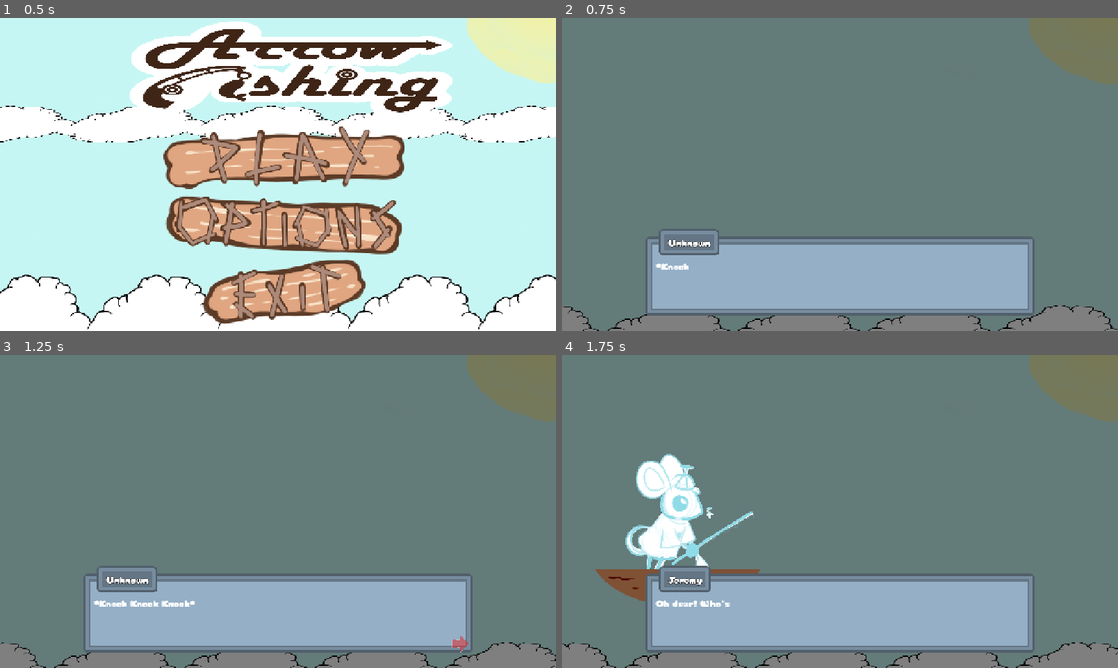
Above: before the commit, frames 1-4 (two rows, left to right).
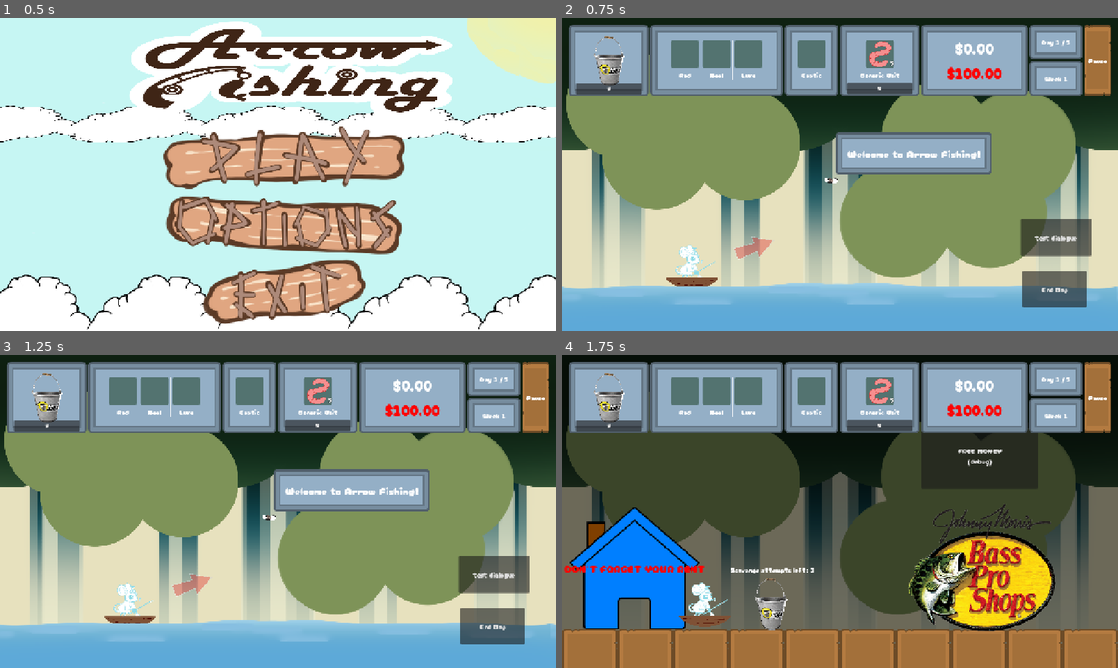
Above: after the commit, the same moments.

Repository: Meoah/Team-Awesome
Game: Godot game, scene res://scenes/default.tscn
The game is run twice, just before and just after one commit, with the same random seed, the same clock (stepped at 60 frames per second) and the same inputs. Sound files missing from this copy of the repository are replaced by a short silence.
Inputs (mouse positions are in pixels of both pictures, inside the frame that each line leads up to):
- Up to frame 1 (0.5 s): no input
- Up to frame 2 (0.75 s): click (845, 158) at 0.5 s
- Up to frame 3 (1.25 s): no input
- Up to frame 4 (1.75 s): click (1056, 627) at 1.25 s, where only the run after the commit has a clickable "End Day"

Frame 1 is identical in both runs. In frame 2, 94% of the frame differs, in the area x 0-100%, y 0-100%; in frame 3, 94%; in frame 4, 96%.

Commit message:
Reorganization of files as well as proper death scene transition

Diff:
--- a/scenes/ui/pop_ups/intro_cutscene/intro_cutscene.tscn
+++ b/scenes/game/cutscenes/intro_cutscene.tscn
@@ -1,7 +1,7 @@
 [gd_scene load_steps=17 format=3 uid="uid://3f6aflexnva0"]
 
-[ext_resource type="Script" uid="uid://dms5c0201yxj1" path="res://scenes/ui/pop_ups/intro_cutscene/intro_cutscene.gd" id="1_kb0hh"]
-[ext_resource type="PackedScene" uid="uid://b856gwtwh1bno" path="res://scenes/game/daytime_main.tscn" id="2_4sr7y"]
+[ext_resource type="Script" uid="uid://dms5c0201yxj1" path="res://scripts/game/cutscenes/intro_cutscene.gd" id="1_kb0hh"]
+[ext_resource type="PackedScene" uid="uid://b856gwtwh1bno" path="res://scenes/game/main/daytime_main.tscn" id="2_4sr7y"]
 [ext_resource type="Texture2D" uid="uid://pciiuc4daisv" path="res://assets/textures/background/BackgroundSkyClear.png" id="2_qaqdv"]
 [ext_resource type="Texture2D" uid="uid://drsdbbci2pfyp" path="res://assets/textures/background/TreeTops.png" id="3_qnvo7"]
 [ext_resource type="Texture2D" uid="uid://bnbbyk3i184dm" path="res://assets/textures/background/TreeLowers.png" id="4_4sr7y"]
--- a/scenes/ui/pop_ups/tutorial_sequence/tutorial_sequence.tscn
+++ b/scenes/game/cutscenes/tutorial_sequence.tscn
@@ -1,7 +1,7 @@
 [gd_scene load_steps=7 format=3 uid="uid://5ebmwhe881d"]
 
 [ext_resource type="Texture2D" uid="uid://bubkm6extv28x" path="res://assets/textures/ui/panel_grey.png" id="1_fgbf8"]
-[ext_resource type="Script" uid="uid://b8svya20t67fs" path="res://scenes/ui/pop_ups/tutorial_sequence/tutorial_sequence.gd" id="1_ltyb5"]
+[ext_resource type="Script" uid="uid://b8svya20t67fs" path="res://scripts/game/cutscenes/tutorial_sequence.gd" id="1_ltyb5"]
 [ext_resource type="FontFile" uid="uid://ciwjf56aydm2a" path="res://assets/fonts/CherryBombOne-Regular.ttf" id="2_ltyb5"]
 [ext_resource type="Texture2D" uid="uid://cs50uco2oilso" path="res://assets/textures/vfx/DetectiveNavi.png" id="3_64mbj"]
 
@@ -27,6 +27,8 @@
 offset_top = 241.0
 offset_right = -1145.0
 offset_bottom = -479.0
+grow_horizontal = 2
+grow_vertical = 2
 script = ExtResource("1_ltyb5")
 
 [node name="Label" type="Label" parent="."]
--- a/scenes/game/daytime_main.tscn
+++ b/scenes/game/main/daytime_main.tscn
@@ -1,6 +1,6 @@
-[gd_scene load_steps=21 format=3 uid="uid://b856gwtwh1bno"]
-
-[ext_resource type="Script" uid="uid://n3jjvqnan6hy" path="res://scripts/game/daytime_main.gd" id="1_2jsv6"]
+[gd_scene load_steps=20 format=3 uid="uid://b856gwtwh1bno"]
+
+[ext_resource type="Script" uid="uid://n3jjvqnan6hy" path="res://scripts/game/main/daytime_main.gd" id="1_2jsv6"]
 [ext_resource type="PackedScene" uid="uid://c4g7xtu4dc0po" path="res://scenes/actors/main_character.tscn" id="1_oxlu7"]
 [ext_resource type="AudioStream" uid="uid://e1cxs7j2ew6u" path="res://assets/audio/bgm/dump/waiting_for_bite.wav" id="2_3kam8"]
 [ext_resource type="PackedScene" uid="uid://8rtag1fl3an4" path="res://scenes/actors/bobber.tscn" id="3_6j7wl"]
@@ -12,8 +12,7 @@
 [ext_resource type="Texture2D" uid="uid://gm82txfpgbpv" path="res://assets/textures/vfx/FISH/Fish 01.png" id="9_3kam8"]
 [ext_resource type="PackedScene" uid="uid://cjoxd6e64nw52" path="res://scenes/ui/hud/hud.tscn" id="10_3kam8"]
 [ext_resource type="Texture2D" uid="uid://q3uv13ote634" path="res://assets/textures/vfx/FISH/Fish 02.png" id="10_nw8sa"]
-[ext_resource type="PackedScene" uid="uid://buum3xnaqnv5x" path="res://scenes/game/game_over.tscn" id="10_qc6n8"]
-[ext_resource type="PackedScene" uid="uid://5ebmwhe881d" path="res://scenes/ui/pop_ups/tutorial_sequence/tutorial_sequence.tscn" id="14_i6nw5"]
+[ext_resource type="PackedScene" uid="uid://5ebmwhe881d" path="res://scenes/game/cutscenes/tutorial_sequence.tscn" id="14_i6nw5"]
 
 [sub_resource type="PhysicsMaterial" id="PhysicsMaterial_ovom5"]
 
@@ -210,13 +209,6 @@
 drag_vertical_enabled = true
 script = ExtResource("8_3kam8")
 player = NodePath("../Jeremy")
-
-[node name="CanvasLayer" type="CanvasLayer" parent="."]
-layer = 0
-follow_viewport_enabled = true
-
-[node name="GameOver" parent="CanvasLayer" instance=ExtResource("10_qc6n8")]
-visible = false
 
 [node name="HUD" parent="." instance=ExtResource("10_3kam8")]
 
@@ -263,8 +255,6 @@
 offset_top = 360.0
 offset_right = 640.0
 offset_bottom = 360.0
-grow_horizontal = 2
-grow_vertical = 2
 
 [connection signal="animation_finished" from="FISH" to="." method="_on_fish_animation_finished"]
 [connection signal="pressed" from="debug" to="." method="_on_debug_pressed"]
--- a/scenes/game/game_over.tscn
+++ b/scenes/game/main/game_over.tscn
@@ -1,6 +1,6 @@
 [gd_scene load_steps=3 format=3 uid="uid://buum3xnaqnv5x"]
 
-[ext_resource type="Script" uid="uid://cbt7mkm6nlf1s" path="res://scripts/ui/game_over.gd" id="1_hfhxj"]
+[ext_resource type="Script" uid="uid://cbt7mkm6nlf1s" path="res://scripts/game/main/game_over.gd" id="1_xdcsw"]
 
 [sub_resource type="LabelSettings" id="LabelSettings_s2grh"]
 font_size = 64
@@ -14,7 +14,7 @@
 anchor_bottom = 1.0
 grow_horizontal = 2
 grow_vertical = 2
-script = ExtResource("1_hfhxj")
+script = ExtResource("1_xdcsw")
 
 [node name="TextureRect" type="ColorRect" parent="."]
 layout_mode = 1
--- a/scenes/game/main_menu.tscn
+++ b/scenes/game/main/main_menu.tscn
@@ -1,31 +1,31 @@
 [gd_scene load_steps=25 format=3 uid="uid://bs6fqe1euvjxa"]
 
-[ext_resource type="Script" uid="uid://c5uuc65y6jov" path="res://scripts/game/main_menu.gd" id="1_fpthd"]
-[ext_resource type="AudioStream" uid="uid://d0kvai3gwifqa" path="res://assets/audio/bgm/dump/hell_yeah_arrow_fishing.wav" id="2_4oldi"]
-[ext_resource type="FontFile" uid="uid://ciwjf56aydm2a" path="res://assets/fonts/CherryBombOne-Regular.ttf" id="3_16onh"]
-[ext_resource type="Texture2D" uid="uid://pciiuc4daisv" path="res://assets/textures/background/BackgroundSkyClear.png" id="3_21mov"]
-[ext_resource type="Texture2D" uid="uid://doftsqaqk2p42" path="res://assets/textures/ui/Options_Button.png" id="4_6hh85"]
-[ext_resource type="Texture2D" uid="uid://bd0t5yjd1iq30" path="res://assets/textures/vfx/CloudLarge.png" id="4_ados7"]
-[ext_resource type="Texture2D" uid="uid://cps8f0ajgm8kq" path="res://assets/textures/ui/Play_Button.png" id="4_bto60"]
-[ext_resource type="Texture2D" uid="uid://qojojiaa5s65" path="res://assets/textures/ui/Exit_Button.png" id="5_1f7y1"]
-[ext_resource type="Script" uid="uid://c2kycjhjsowfw" path="res://scripts/util/audio_volume.gd" id="5_df05h"]
-[ext_resource type="Texture2D" uid="uid://bj0xw6pb17jxn" path="res://assets/textures/ui/Mock_Title.png" id="6_6hh85"]
-[ext_resource type="Script" uid="uid://bubl3cxipu10w" path="res://scripts/util/fullscreen_control.gd" id="6_8um5k"]
-[ext_resource type="Texture2D" uid="uid://dpo56153ju0cl" path="res://assets/textures/ui/Back_Button2.png" id="8_1f7y1"]
-[ext_resource type="Texture2D" uid="uid://d23om0gbiqiry" path="res://assets/textures/ui/Settings_Button.png" id="8_efcww"]
-[ext_resource type="Texture2D" uid="uid://2wer6ur45n82" path="res://assets/textures/ui/MusicVolume_Button.png" id="11_nsdtn"]
-[ext_resource type="Texture2D" uid="uid://dkyx8of0ikxer" path="res://assets/textures/ui/Fullscreen_Button.png" id="12_4oldi"]
+[ext_resource type="Script" uid="uid://c5uuc65y6jov" path="res://scripts/game/main/main_menu.gd" id="1_hff0s"]
+[ext_resource type="AudioStream" uid="uid://d0kvai3gwifqa" path="res://assets/audio/bgm/dump/hell_yeah_arrow_fishing.wav" id="2_pnn6m"]
+[ext_resource type="Texture2D" uid="uid://pciiuc4daisv" path="res://assets/textures/background/BackgroundSkyClear.png" id="3_4kdnx"]
+[ext_resource type="Texture2D" uid="uid://bd0t5yjd1iq30" path="res://assets/textures/vfx/CloudLarge.png" id="4_gbwl8"]
+[ext_resource type="Texture2D" uid="uid://cps8f0ajgm8kq" path="res://assets/textures/ui/Play_Button.png" id="5_t5foa"]
+[ext_resource type="Texture2D" uid="uid://doftsqaqk2p42" path="res://assets/textures/ui/Options_Button.png" id="6_87tfw"]
+[ext_resource type="Texture2D" uid="uid://qojojiaa5s65" path="res://assets/textures/ui/Exit_Button.png" id="7_hh21g"]
+[ext_resource type="FontFile" uid="uid://ciwjf56aydm2a" path="res://assets/fonts/CherryBombOne-Regular.ttf" id="8_pavj3"]
+[ext_resource type="Texture2D" uid="uid://bj0xw6pb17jxn" path="res://assets/textures/ui/Mock_Title.png" id="9_d7yyt"]
+[ext_resource type="Texture2D" uid="uid://d23om0gbiqiry" path="res://assets/textures/ui/Settings_Button.png" id="10_26lib"]
+[ext_resource type="Texture2D" uid="uid://dpo56153ju0cl" path="res://assets/textures/ui/Back_Button2.png" id="11_2jgrx"]
+[ext_resource type="Script" uid="uid://c2kycjhjsowfw" path="res://scripts/util/audio_volume.gd" id="12_e8tmt"]
+[ext_resource type="Texture2D" uid="uid://2wer6ur45n82" path="res://assets/textures/ui/MusicVolume_Button.png" id="13_yi70e"]
+[ext_resource type="Script" uid="uid://bubl3cxipu10w" path="res://scripts/util/fullscreen_control.gd" id="14_8pxsd"]
+[ext_resource type="Texture2D" uid="uid://dkyx8of0ikxer" path="res://assets/textures/ui/Fullscreen_Button.png" id="15_7fwnw"]
 
 [sub_resource type="StyleBoxTexture" id="StyleBoxTexture_648uh"]
-texture = ExtResource("3_21mov")
+texture = ExtResource("3_4kdnx")
 
 [sub_resource type="StyleBoxTexture" id="StyleBoxTexture_1f7y1"]
-texture = ExtResource("6_6hh85")
+texture = ExtResource("9_d7yyt")
 
 [sub_resource type="StyleBoxEmpty" id="StyleBoxEmpty_4oldi"]
 
 [sub_resource type="StyleBoxTexture" id="StyleBoxTexture_nsdtn"]
-texture = ExtResource("8_efcww")
+texture = ExtResource("10_26lib")
 
 [sub_resource type="StyleBoxLine" id="StyleBoxLine_8saeu"]
 thickness = 6
@@ -49,8 +49,8 @@
 anchor_bottom = 1.0
 grow_horizontal = 2
 grow_vertical = 2
-script = ExtResource("1_fpthd")
-default_bgm = ExtResource("2_4oldi")
+script = ExtResource("1_hff0s")
+default_bgm = ExtResource("2_pnn6m")
 
 [node name="Background" type="Panel" parent="."]
 layout_mode = 1
--- a/scenes/game/nighttime_main.tscn
+++ b/scenes/game/main/nighttime_main.tscn
@@ -1,7 +1,7 @@
-[gd_scene load_steps=25 format=3 uid="uid://d2bt5ycjrdnix"]
+[gd_scene load_steps=24 format=3 uid="uid://d2bt5ycjrdnix"]
 
 [ext_resource type="FontFile" uid="uid://ciwjf56aydm2a" path="res://assets/fonts/CherryBombOne-Regular.ttf" id="1_1pk0j"]
-[ext_resource type="Script" uid="uid://d4fc18nb3y6m5" path="res://scripts/game/nighttime_main.gd" id="1_53syt"]
+[ext_resource type="Script" uid="uid://d4fc18nb3y6m5" path="res://scripts/game/main/nighttime_main.gd" id="1_53syt"]
 [ext_resource type="PackedScene" uid="uid://c4g7xtu4dc0po" path="res://scenes/actors/main_character.tscn" id="2_s2grh"]
 [ext_resource type="AudioStream" uid="uid://c8152424wtrat" path="res://assets/audio/bgm/dump/waiting_for_night.wav" id="3_7dbdj"]
 [ext_resource type="Texture2D" uid="uid://cbhtfna6mhxm6" path="res://assets/textures/ui/panel_brown_damaged_dark.png" id="3_i5ojq"]
@@ -10,7 +10,6 @@
 [ext_resource type="Texture2D" uid="uid://p0x3tf6qd2yx" path="res://assets/textures/debug/bassprofishing.png" id="5_11rnk"]
 [ext_resource type="Texture2D" uid="uid://da0at2yyqtmkh" path="res://assets/textures/debug/Peter's_Fishing_Store.png" id="6_yb8jp"]
 [ext_resource type="Texture2D" uid="uid://emps5yrliobm" path="res://assets/textures/debug/My_Event061_Tarrot_Showcase.webp" id="7_1pk0j"]
-[ext_resource type="PackedScene" uid="uid://buum3xnaqnv5x" path="res://scenes/game/game_over.tscn" id="7_pk35q"]
 [ext_resource type="Texture2D" uid="uid://o4rx0t814322" path="res://assets/textures/debug/Stanley_bucket.webp" id="8_7dbdj"]
 [ext_resource type="Script" path="res://scripts/game/camera/night_cam.gd" id="9_kpww7"]
 [ext_resource type="PackedScene" uid="uid://cjoxd6e64nw52" path="res://scenes/ui/hud/hud.tscn" id="12_yb8jp"]
@@ -140,6 +139,7 @@
 debug_color = Color(0.6256581, 0.52917874, 0.15804198, 0.41960785)
 
 [node name="TarotShop" type="Area2D" parent="."]
+visible = false
 position = Vector2(2188, 552)
 collision_layer = 4
 
@@ -176,20 +176,6 @@
 script = ExtResource("9_kpww7")
 player = NodePath("../Jeremy")
 
-[node name="CanvasLayer" type="CanvasLayer" parent="."]
-
-[node name="Button" type="Button" parent="CanvasLayer"]
-offset_left = 827.0
-offset_top = 156.0
-offset_right = 1096.0
-offset_bottom = 308.0
-focus_mode = 0
-text = "FREE MONEY
-(debug)"
-
-[node name="GameOver" parent="CanvasLayer" instance=ExtResource("7_pk35q")]
-visible = false
-
 [node name="Scavange" type="Label" parent="."]
 layout_mode = 0
 offset_left = 378.0
@@ -199,6 +185,16 @@
 text = "Scavange attempts left: 3"
 horizontal_alignment = 1
 
-[node name="HudPlaceholder" parent="." instance=ExtResource("12_yb8jp")]
-
-[connection signal="pressed" from="CanvasLayer/Button" to="." method="_on_button_pressed"]
+[node name="Button" type="Button" parent="."]
+layout_mode = 0
+offset_left = 827.0
+offset_top = 156.0
+offset_right = 1096.0
+offset_bottom = 308.0
+focus_mode = 0
+text = "FREE MONEY
+(debug)"
+
+[node name="HUD" parent="." instance=ExtResource("12_yb8jp")]
+
+[connection signal="pressed" from="Button" to="." method="_on_button_pressed"]
--- a/scenes/game_manager.tscn
+++ b/scenes/game_manager.tscn
@@ -1,12 +1,14 @@
-[gd_scene load_steps=11 format=3 uid="uid://cnu3c7qjq50ko"]
+[gd_scene load_steps=13 format=3 uid="uid://cnu3c7qjq50ko"]
 
 [ext_resource type="Script" uid="uid://cnl70lh772qbn" path="res://scripts/managers/game_manager.gd" id="1_hwd4i"]
 [ext_resource type="FontFile" uid="uid://ciwjf56aydm2a" path="res://assets/fonts/CherryBombOne-Regular.ttf" id="1_jdad8"]
 [ext_resource type="Script" uid="uid://bi7d58dmjstqp" path="res://scripts/ui/pop_ups/popup_queue.gd" id="2_glms7"]
-[ext_resource type="PackedScene" uid="uid://bs6fqe1euvjxa" path="res://scenes/game/main_menu.tscn" id="2_ternb"]
+[ext_resource type="PackedScene" uid="uid://bs6fqe1euvjxa" path="res://scenes/game/main/main_menu.tscn" id="2_ternb"]
 [ext_resource type="PackedScene" uid="uid://bb56yinlycgxk" path="res://scenes/ui/pop_ups/blocker.tscn" id="3_udu3i"]
-[ext_resource type="PackedScene" uid="uid://d2bt5ycjrdnix" path="res://scenes/game/nighttime_main.tscn" id="4_jdad8"]
-[ext_resource type="PackedScene" uid="uid://3f6aflexnva0" path="res://scenes/ui/pop_ups/intro_cutscene/intro_cutscene.tscn" id="4_k4jhu"]
+[ext_resource type="PackedScene" uid="uid://b856gwtwh1bno" path="res://scenes/game/main/daytime_main.tscn" id="4_frtjd"]
+[ext_resource type="PackedScene" uid="uid://d2bt5ycjrdnix" path="res://scenes/game/main/nighttime_main.tscn" id="4_jdad8"]
+[ext_resource type="PackedScene" uid="uid://3f6aflexnva0" path="res://scenes/game/cutscenes/intro_cutscene.tscn" id="4_k4jhu"]
+[ext_resource type="PackedScene" uid="uid://buum3xnaqnv5x" path="res://scenes/game/main/game_over.tscn" id="6_k4jhu"]
 [ext_resource type="PackedScene" uid="uid://6k5qd37wt7aa" path="res://scenes/ui/tooltip_layer.tscn" id="7_q8mjp"]
 
 [sub_resource type="Theme" id="Theme_k4jhu"]
@@ -29,8 +31,10 @@
 popup_queue = NodePath("CanvasLayer/PopupQueue")
 tooltip_layer = NodePath("CanvasLayer/TooltipLayer")
 main_menu_scene = ExtResource("2_ternb")
-daytime_scene = ExtResource("4_k4jhu")
+daytime_scene = ExtResource("4_frtjd")
 nighttime_scene = ExtResource("4_jdad8")
+intro_scene = ExtResource("4_k4jhu")
+death_scene = ExtResource("6_k4jhu")
 
 [node name="SceneRoot" type="Control" parent="."]
 layout_mode = 1
--- a/scripts/actors/main_character.gd
+++ b/scripts/actors/main_character.gd
@@ -55,6 +55,7 @@
 	PlayManager.idle_night_state.signal_idle_night.connect(_reset_flags)
 	PlayManager.casting_state.signal_casting.connect(_on_casting_state)
 	PlayManager.waiting_state.signal_waiting.connect(_on_waiting_state)
+	SignalBus.player_dies.connect(_die)
 
 
 func _input(event : InputEvent) -> void:
@@ -242,3 +243,7 @@
 # Hide power bar on WaitingState
 func _on_waiting_state() -> void:
 	power_bar.visible = false
+
+# Sends player to death scene.
+func _die() -> void:
+	if PlayManager.request_dead_state() : GameManager.change_scene_deferred(GameManager.death_scene)
--- /dev/null
+++ b/scripts/game/main/game_over.gd
@@ -0,0 +1,6 @@
+extends Control
+class_name GameOver
+
+func _on_ded_pressed():
+	SystemData._reset_all()
+	GameManager.request_main_menu()
--- a/scripts/game/nighttime_main.gd
+++ b/scripts/game/main/nighttime_main.gd
@@ -44,8 +44,7 @@
 	if bucket_trigger.overlaps_body(jeremy_node) : _bucket()
 	if shop_trigger.overlaps_body(jeremy_node) : _bait_shop()
 	if upgrade_trigger.overlaps_body(jeremy_node) : _upgrade_shop()
-	if tarot_trigger.overlaps_body(jeremy_node) : _tarot_shop()
-
+	#TODO if tarot_trigger.overlaps_body(jeremy_node) : _tarot_shop()
 
 func _sell_all_fish() -> void:
 	SystemData._transfer_money()
--- a/scripts/managers/game_manager.gd
+++ b/scripts/managers/game_manager.gd
@@ -14,6 +14,8 @@
 @export var main_menu_scene : PackedScene
 @export var daytime_scene : PackedScene
 @export var nighttime_scene : PackedScene
+@export var intro_scene : PackedScene
+@export var death_scene : PackedScene
 
 func _ready() -> void:
 	# Check to see if the current scene is the default. If so, kill it.
--- a/scripts/ui/game_over.gd
+++ /dev/null
@@ -1,14 +0,0 @@
-extends Control
-class_name GameOver
-
-func _ready() -> void:
-	visible = false
-	SignalBus.player_dies.connect(_dead)
-
-func _dead() -> void:
-	PlayManager.request_dead_state()
-	visible = true
-
-func _on_ded_pressed():
-	SystemData._reset_all()
-	GameManager.request_main_menu()
Not shown: 10 places in scenes/game/main/main_menu.tscn that only renumber resources
Renamed: scenes/ui/pop_ups/intro_cutscene/intro_cutscene.gd -> scripts/game/cutscenes/intro_cutscene.gd
Renamed: scenes/ui/pop_ups/intro_cutscene/intro_cutscene.gd.uid -> scripts/game/cutscenes/intro_cutscene.gd.uid
Renamed: scenes/ui/pop_ups/tutorial_sequence/tutorial_sequence.gd -> scripts/game/cutscenes/tutorial_sequence.gd
Renamed: scenes/ui/pop_ups/tutorial_sequence/tutorial_sequence.gd.uid -> scripts/game/cutscenes/tutorial_sequence.gd.uid
Renamed: scripts/game/daytime_main.gd -> scripts/game/main/daytime_main.gd
Renamed: scripts/game/daytime_main.gd.uid -> scripts/game/main/daytime_main.gd.uid
Renamed: scripts/ui/game_over.gd.uid -> scripts/game/main/game_over.gd.uid
Renamed: scripts/game/main_menu.gd -> scripts/game/main/main_menu.gd
Renamed: scripts/game/main_menu.gd.uid -> scripts/game/main/main_menu.gd.uid
Renamed: scripts/game/nighttime_main.gd.uid -> scripts/game/main/nighttime_main.gd.uid
